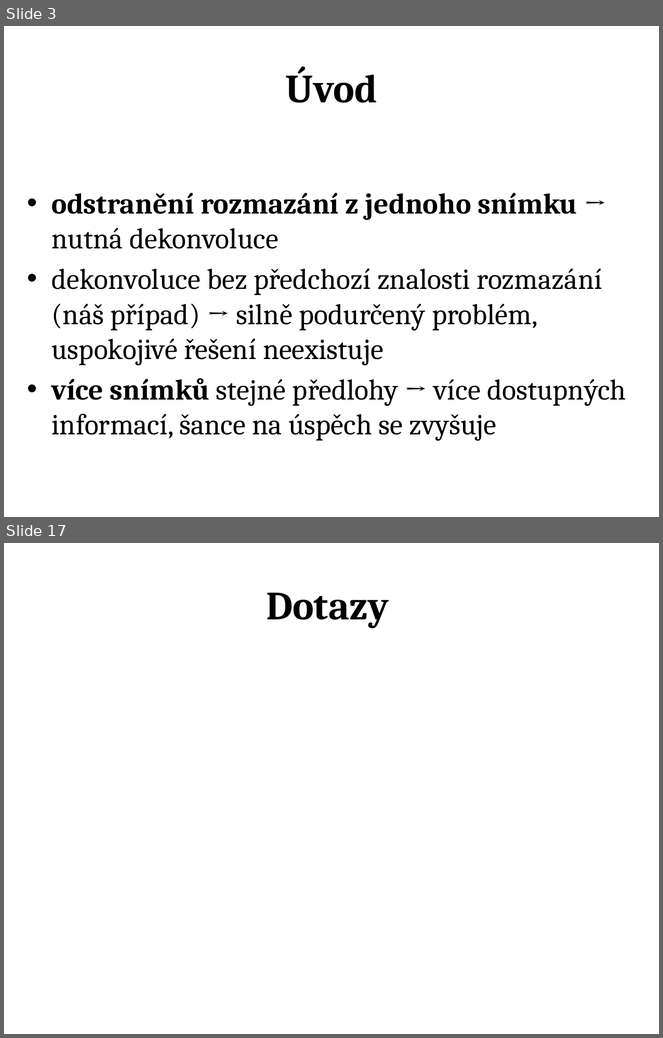
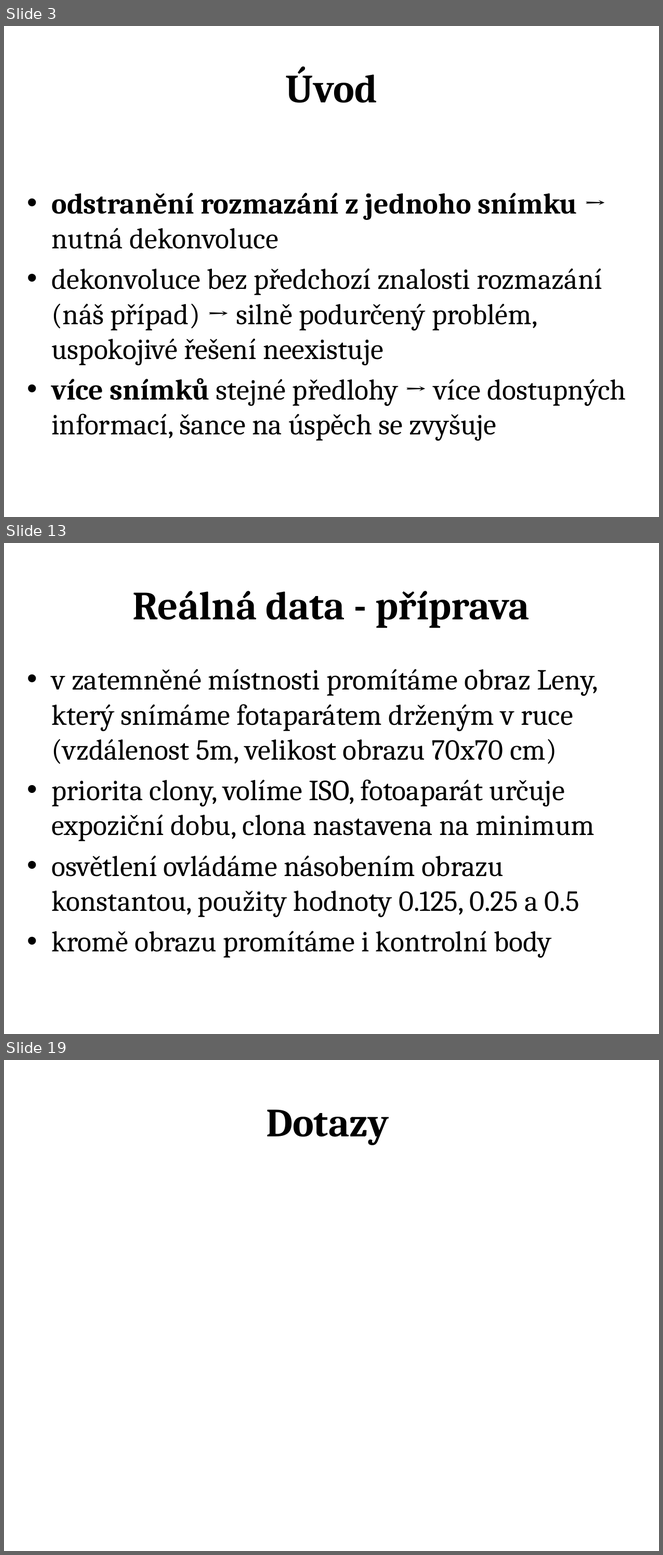
Before and after one commit to jozefsabo/Thesis, a slide deck: Docs/Jozef Sabo - Prezentace obhajoba.pptx. Shown one above the other, each under a label of ours: slides 3 and 17 before the commit, slides 3, 13 and 19 after it; the slides between them are not shown. The pictures are 663x1038 and 663x1555 pixels, drawn with LibreOffice and Linux fonts; fonts in the diff are those of the drawing. Boxes give left, top, right and bottom in pixels: in the first picture for what was removed or moved away, otherwise in the second. Text is boxed around its words. In the diff, an @@ line names an element or a change of style, - is before the commit and + after.

```diff
--- a/Docs/Jozef Sabo - Prezentace obhajoba.pptx
+++ b/Docs/Jozef Sabo - Prezentace obhajoba.pptx
@@ slide 13 added at bbox=[4, 543, 659, 1034], background #FFFFFF @@
@@ title added at bbox=[133, 591, 530, 628], 44 pt, text #000000, bold @@
+Reálná data - příprava
@@ text added at bbox=[51, 669, 598, 958], 32 pt, text #000000 @@
+• v zatemněné místnosti promítáme obraz Leny, který snímáme fotaparátem drženým v ruce (vzdálenost 5m, velikost obrazu 70x70 cm)
+• priorita clony, volíme ISO, fotoaparát určuje expoziční dobu, clona nastavena na minimum
+• osvětlení ovládáme násobením obrazu konstantou, použity hodnoty 0.125, 0.25 a 0.5
+• kromě obrazu promítáme i kontrolní body
@@ what was slide 17 is now slide 19 @@
```
Also in this commit, not shown: 7 slides changed, 8 other slides added, 7 slides removed, 1 other file.
